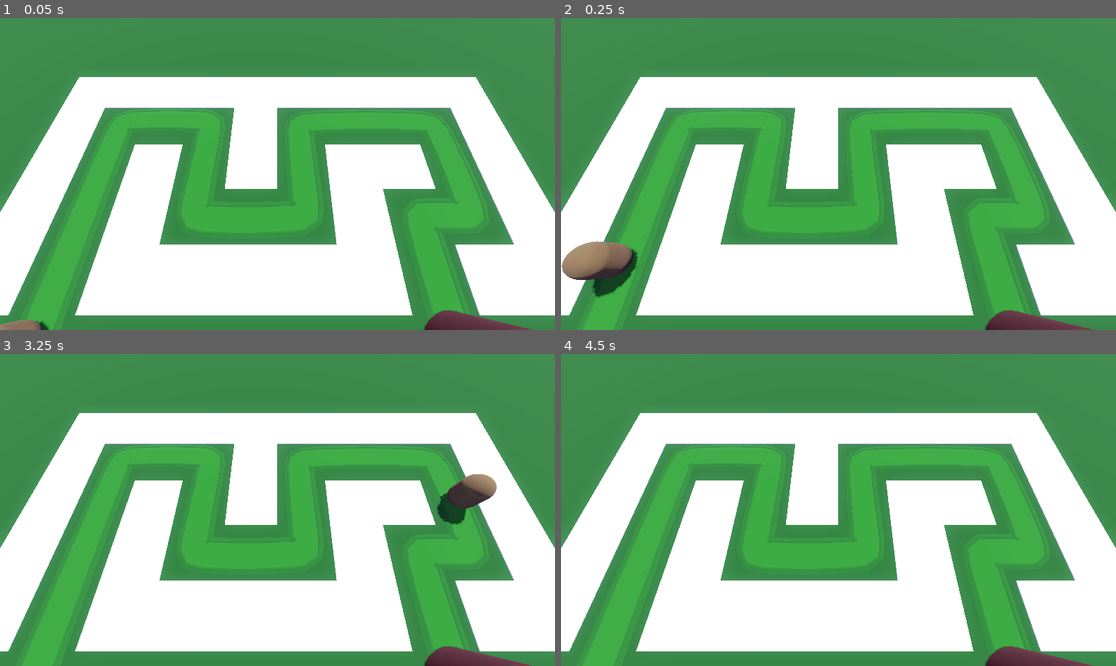
Above: before the commit, frames 1-4 (two rows, left to right).
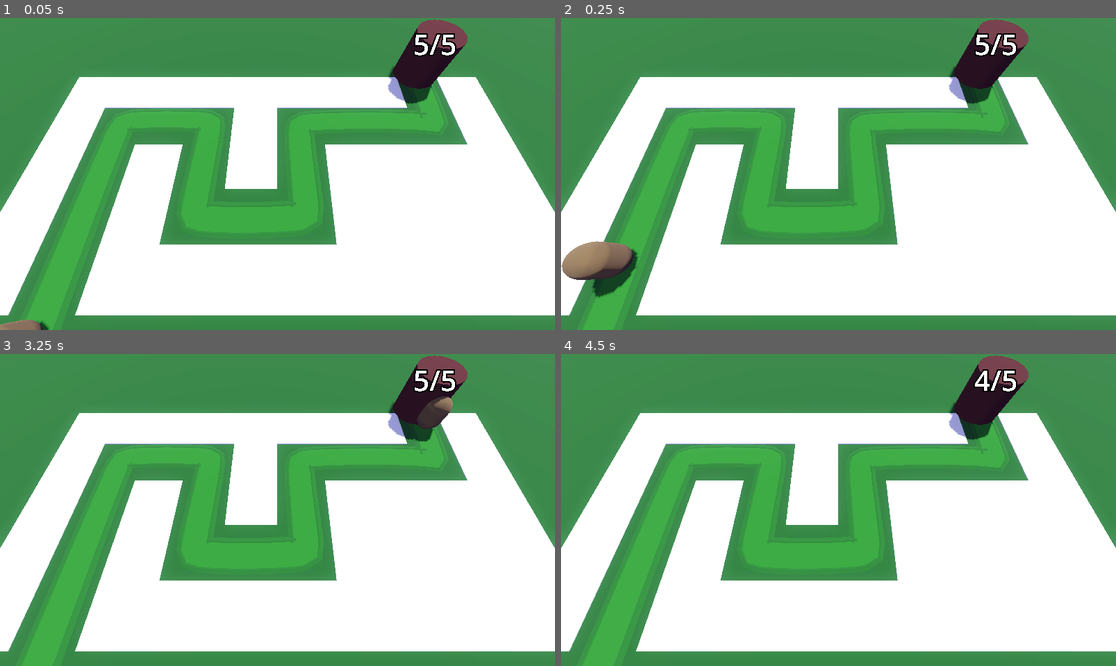
Above: after the commit, the same moments.

Repository: fbcs-hailey/Barbarian_blaster2
Game: Godot game, scene res://Base/base.tscn
The game is run twice, just before and just after one commit, with the same random seed, the same clock (stepped at 60 frames per second) and the same inputs.
Inputs:
- Up to frame 1 (0.05 s): no input
- Up to frame 2 (0.25 s): no input
- Up to frame 3 (3.25 s): no input
- Up to frame 4 (4.5 s): tap Enter at 4.25 s

The runs differ from the first frame. In frame 1, 11% of the frame differs, in the area x 23-96%, y 0-100%; in frame 2, 11%; in frame 3, 11%; in frame 4, 11%.

Commit message:
add health and update base

Diff:
--- a/Base/base.tscn
+++ b/Base/base.tscn
@@ -24,10 +24,10 @@
 
 [sub_resource type="Curve3D" id="Curve3D_u1x2a"]
 _data = {
-"points": PackedVector3Array(0, 0, 0, 0, 0, 0, -13.868282, 0 …(528 unchanged characters)… 0.5280533, 0, 0.24755287, 13.842534, 0, 5.9547043, 0.0871048, 0, -0.5895548, -0.0871048, 0, 0.5895548, 10.153717, 0, 6.293073, 0, 0, 0, 0, 0, 0, 10.237846, 0, 13.75937),
-"tilts": PackedFloat32Array(0, 0, 0, 0, 0, 0, 0, 0, 0, 0)
+"points": PackedVector3Array(0, 0, 0, 0, 0, 0, -13.868282, 0 …(528 unchanged characters)… 0.5280533, 0, 0.24755287, 13.842534, 0, -8.412359),
+"tilts": PackedFloat32Array(0, 0, 0, 0, 0, 0, 0, 0)
 }
-point_count = 10
+point_count = 8
 
 [sub_resource type="StandardMaterial3D" id="StandardMaterial3D_n5f2c"]
 albedo_color = Color(0.071782015, 0.32517603, 0, 1)
@@ -60,7 +60,7 @@
 cell_size = Vector3(4, 4, 4)
 cell_center_y = false
 data = {
-"cells": PackedInt32Array(65535, 65534, 0, 65535, 0, 0, 6553 …(171 unchanged characters)… 4, 0, 1, 2, 0, 2, 65534, 0, 2, 0, 0, 3, 65534, 0, 3, 2, 0, 4, 65534, 0, 4, 0, 0, 4, 2, 0, 1, 0, 0, 65531, 1, 0, 65533, 1, 0, 1, 1, 0, 65535, 65535, 0, 65533, 65534, 0, 4, 65535, 0, 4, 1, 0)
+"cells": PackedInt32Array(65535, 65534, 0, 65535, 0, 0, 6553 …(171 unchanged characters)… 4, 0, 1, 2, 0, 2, 65534, 0, 2, 0, 0, 3, 2, 0, 4, 65534, 0, 4, 0, 0, 4, 2, 0, 1, 0, 0, 65531, 1, 0, 65533, 1, 0, 1, 1, 0, 65535, 65535, 0, 65533, 65534, 0, 4, 65535, 0, 2, 2, 0, 2, 1, 0, 3, 0, 0, 3, 1, 0, 4, 1, 0)
 }
 
 [node name="Path3D" type="Path3D" parent="."]
@@ -112,9 +112,9 @@
 material = SubResource("StandardMaterial3D_ws5nf")
 
 [node name="Enemy" parent="Path3D" instance=ExtResource("2_n5f2c")]
-transform = Transform3D(0.99988276, 0, 0.014691782, 0, 1, 0, -0.014691782, 0, 0.99988276, -13.868282, 0, 14.049806)
+transform = Transform3D(0.9998695, 0, 0.0146915885, 0, 1, 0, -0.0146915885, 0, 0.9998695, -13.868282, 0, 14.049806)
 loop = false
 speed = 20
 
 [node name="Home" parent="." instance=ExtResource("3_ws5nf")]
-transform = Transform3D(1, 0, 0, 0, 1, 0, 0, 0, 1, 10.237846, 0, 13.75937)
+transform = Transform3D(1, 0, 0, 0, 1, 0, 0, 0, 1, 13.842534, 0, -8.412359)
--- a/home/home.gd
+++ b/home/home.gd
@@ -1,5 +1,17 @@
 extends Node3D
 class_name Home
 
+@export var max_health:=5
+@onready var label_3d: Label3D = $Label3D
+
+var health: int :
+	set(new_health):
+		health=new_health
+		label_3d.text=str(health)+"/"+str(max_health)
+
+func _ready() -> void:
+	health=max_health
+
 func take_damage()-> void:
 	print("damage taken at home")
+	health-=1
--- a/home/home.tscn
+++ b/home/home.tscn
@@ -5,7 +5,7 @@
 [sub_resource type="StandardMaterial3D" id="StandardMaterial3D_0m7nb"]
 albedo_color = Color(0.20068109, 0.055270232, 0, 1)
 
-[node name="Home" type="Node3D" groups=["home"]]
+[node name="Home(base)" type="Node3D" groups=["home"]]
 script = ExtResource("1_eg57e")
 
 [node name="CSGCylinder3D" type="CSGCylinder3D" parent="."]
@@ -14,3 +14,12 @@
 height = 4.0
 sides = 64
 material = SubResource("StandardMaterial3D_0m7nb")
+
+[node name="Label3D" type="Label3D" parent="."]
+transform = Transform3D(1, 0, 0, 0, 1, 0, 0, 0, 1, 0, 3.1351676, 0)
+billboard = 1
+no_depth_test = true
+text = "5
+"
+font_size = 500
+outline_size = 100
